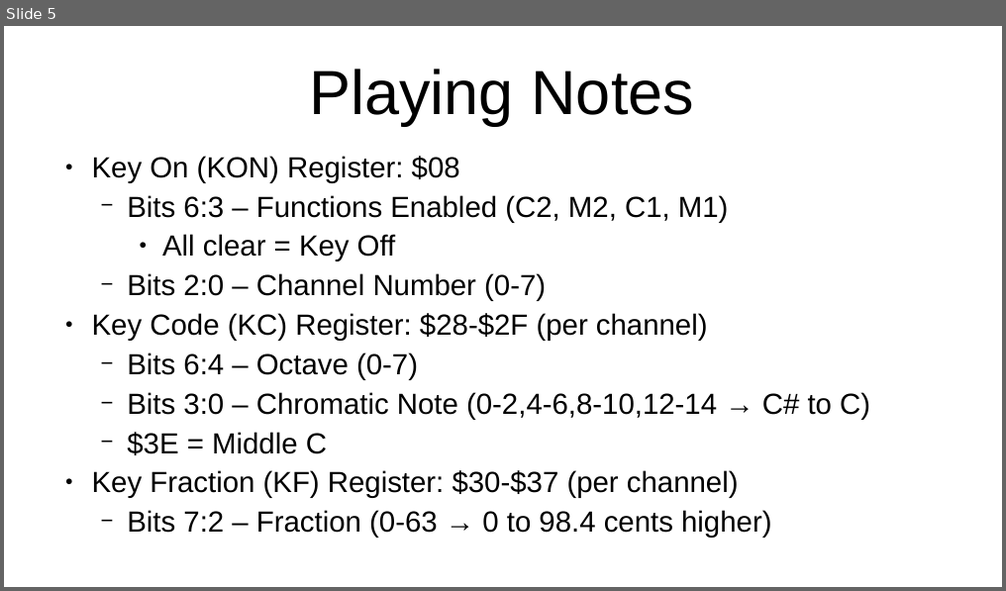
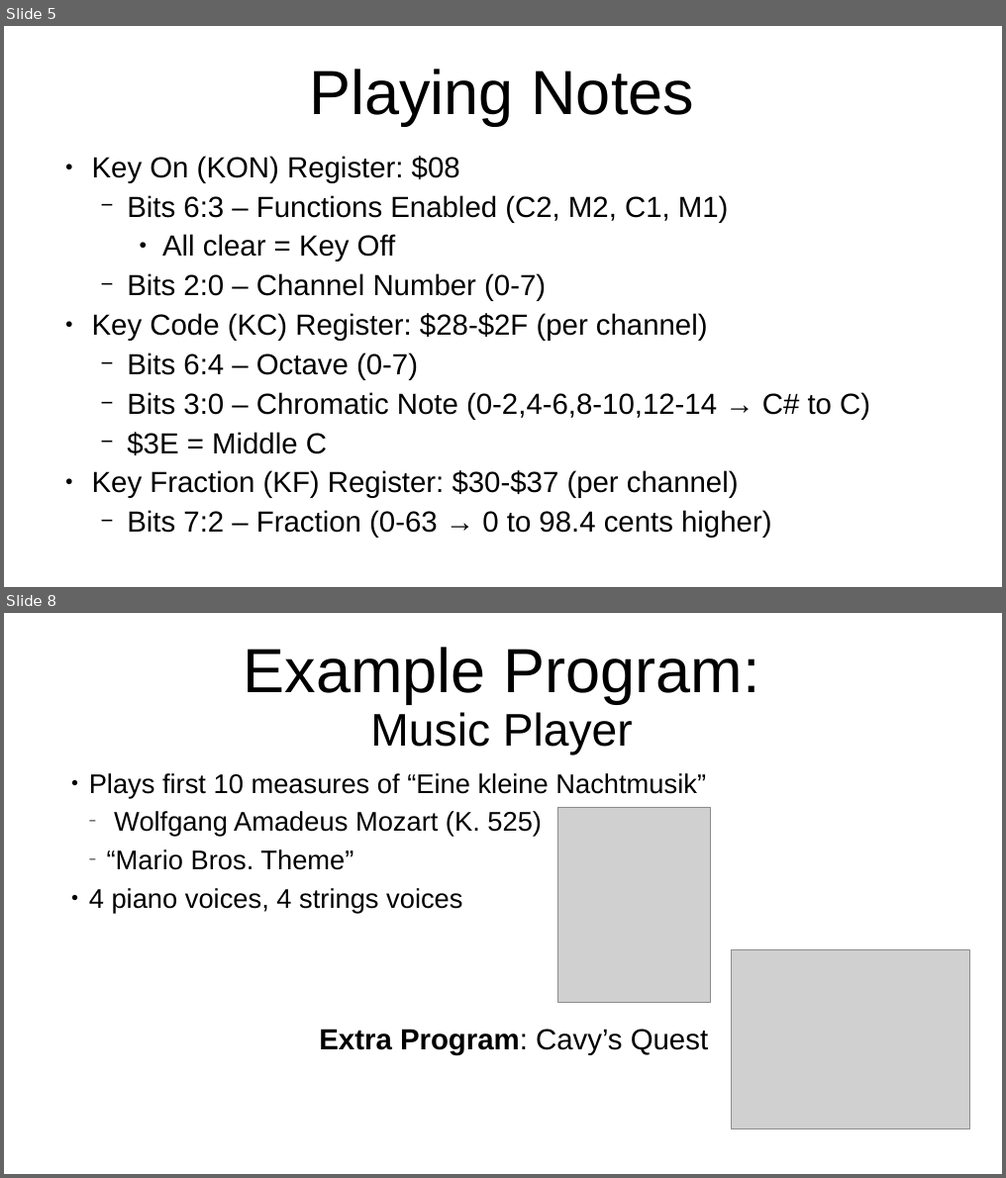
Before and after one commit to SlithyMatt/x16-assembly-tutorial, a slide deck: Lesson17/Lesson17.odp. Shown one above the other, each under a label of ours: slide 5 before the commit, slides 5 and 8 after it; the slides between them are not shown. The pictures are 1006x591 and 1006x1178 pixels, drawn with LibreOffice and Linux fonts; fonts in the diff are those of the drawing; grey boxes stand for pictures. Boxes give left, top, right and bottom in pixels: in the first picture for what was removed or moved away, otherwise in the second. Text is boxed around its words. In the diff, an @@ line names an element or a change of style, - is before the commit and + after.

```diff
--- a/Lesson17/Lesson17.odp
+++ b/Lesson17/Lesson17.odp
@@ slide 8 added at [4, 613, 1002, 1174], background #FFFFFF @@
@@ title added at [244, 647, 759, 756], 60 pt, text #000000 @@
+Example Program:
+Music Player
@@ text added at [89, 773, 706, 913], 26 pt, text #000000 @@
+● Plays first 10 measures of “Eine kleine Nachtmusik”
+  − Wolfgang Amadeus Mozart (K. 525)
+  − “Mario Bros. Theme”
+● 4 piano voices, 4 strings voices
@@ picture added at [558, 807, 711, 1002] @@
@@ picture added at [731, 951, 969, 1130] @@
@@ text added at [319, 1029, 708, 1056], 28 pt, text #000000, bold @@
+Extra Program: Cavy’s Quest
```
Also in this commit, not shown: 2 slides changed, 1 other slide added, 1 slide removed, 1 other file.
